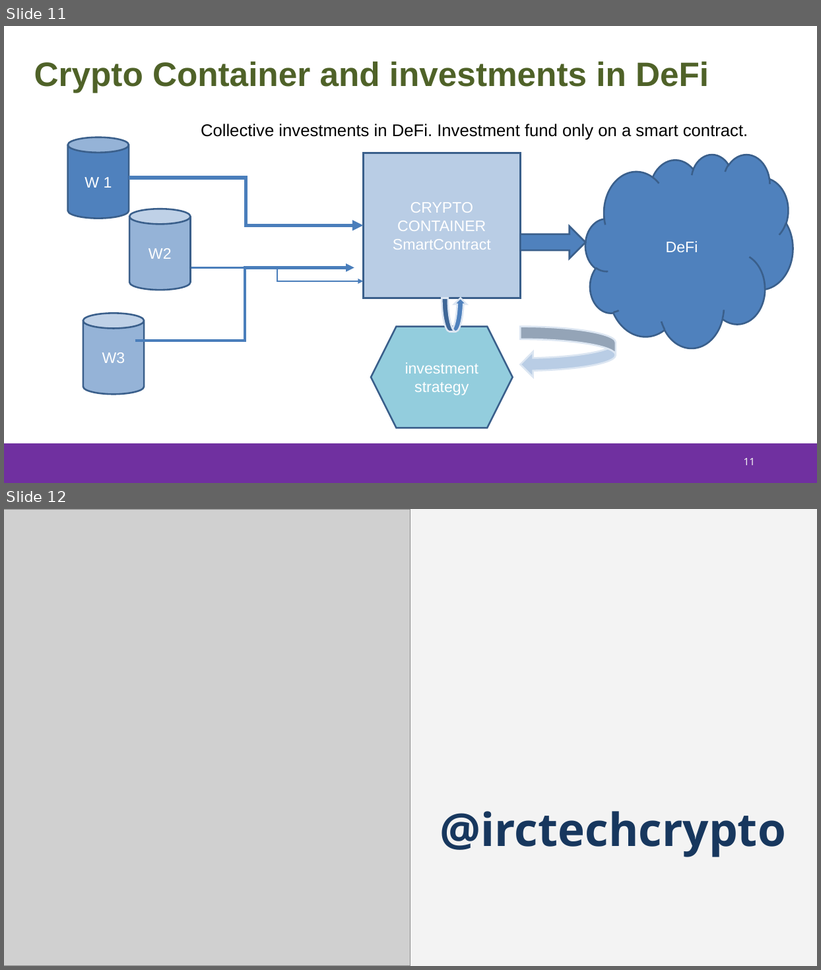
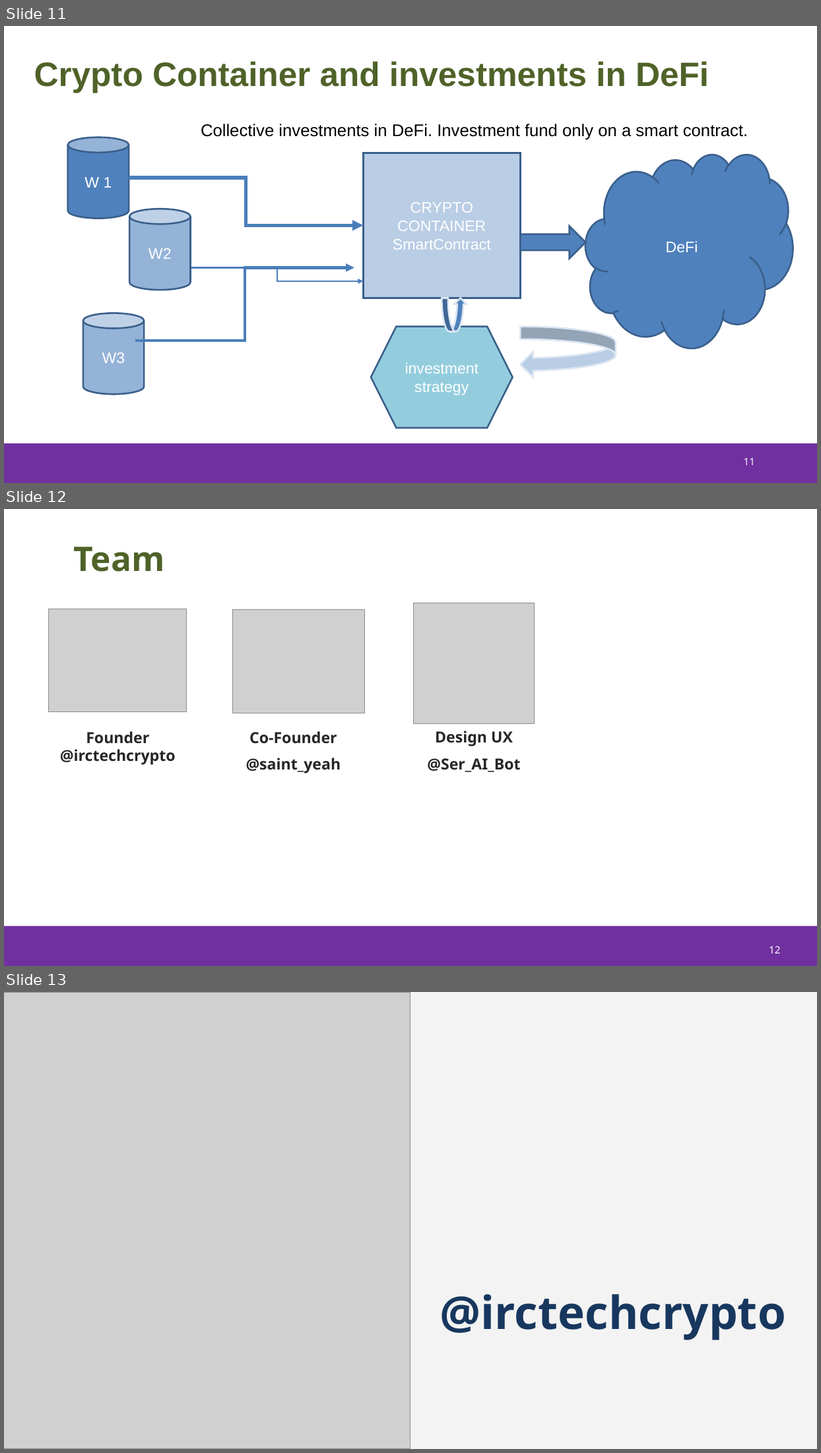
Before and after one commit to AVIGROUP/Forward2024, a slide deck: CryptoCrypto.pptm. Shown one above the other, each under a label of ours: slides 11 and 12 before the commit, slides 11, 12 and 13 after it. The pictures are 821x970 and 821x1453 pixels, drawn with LibreOffice and Linux fonts; fonts in the diff are those of the drawing; grey boxes stand for pictures. Boxes give left, top, right and bottom in pixels: in the first picture for what was removed or moved away, otherwise in the second. Text is boxed around its words. In the diff, an @@ line names an element or a change of style, - is before the commit and + after.

```diff
--- a/CryptoCrypto.pptm
+++ b/CryptoCrypto.pptm
@@ slide 12 added at (x1=4, y1=509, x2=817, y2=966), background #FFFFFF @@
@@ text added at (x1=74, y1=547, x2=165, y2=572), 40 pt, text #4F6228, bold @@
+Team
@@ picture added at (x1=413, y1=603, x2=534, y2=723) @@
@@ picture added at (x1=48, y1=609, x2=186, y2=712) @@
@@ picture added at (x1=232, y1=609, x2=364, y2=713) @@
@@ text added at (x1=60, y1=731, x2=176, y2=765), 18 pt, text #262626, bold @@
+Founder
+@irctechcrypto
@@ text added at (x1=246, y1=731, x2=341, y2=774), 18 pt, text #262626, bold @@
+Co-Founder
+@saint_yeah
@@ text added at (x1=427, y1=731, x2=520, y2=772), 18 pt, text #262626, bold @@
+Design UX
+@Ser_AI_Bot
@@ rectangle added at (x1=4, y1=926, x2=817, y2=966), fill #7030A0 @@
@@ page number added at (x1=769, y1=947, x2=781, y2=954), 12 pt, text #FFFFFF @@
+12
@@ what was slide 12 is now slide 13 @@
```
